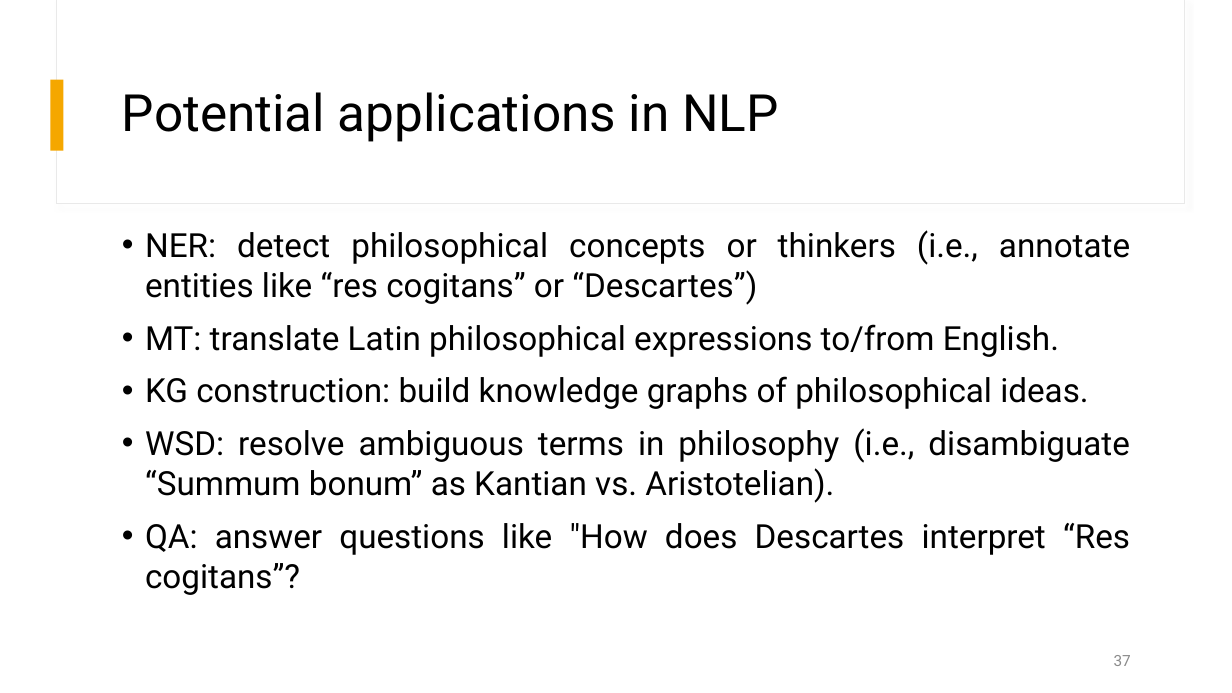
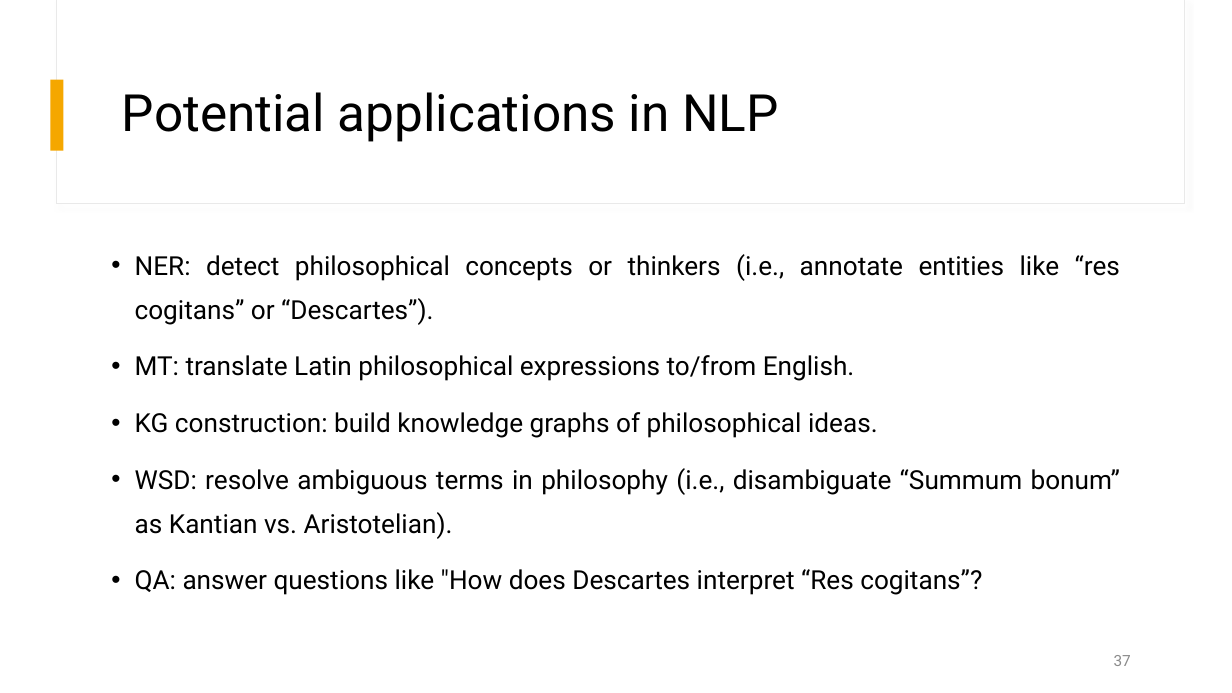
Before and after one commit to tonazzog/PhiloLatin, a slide deck: slide 37 of Linking Latin Philosophical Expressions.pptx. Drawn at 1232x693 pixels with LibreOffice and Linux fonts; fonts in the diff are those of the drawing. Boxes give left, top, right and bottom in pixels: in the first picture for what was removed or moved away, otherwise in the second. Text is boxed around its words. In the diff, an @@ line names an element or a change of style, - is before the commit and + after.

```diff
--- a/Linking Latin Philosophical Expressions.pptx
+++ b/Linking Latin Philosophical Expressions.pptx
@@ text "NER: detect philosophical concepts or ...": place and size @@
-text "NER: detect philosophical concepts or ..." at (145,230,1130,595)
+text "NER: detect philosophical concepts or ..." at (135,254,1121,595)
@@ text at (135,254,1120,325): text changed; size 25.9 to 20.4 pt @@
-• NER: detect philosophical concepts or thinkers (i.e., annotate entities like “res cogitans” or “Descartes”)
+• NER: detect philosophical concepts or thinkers (i.e., annotate entities like “res cogitans” or “Descartes”).
@@ text at (135,355,1121,595): size 25.9 to 20.4 pt in "MT: translate Latin philosophical expressions to/from Englis ...", "KG construction: build knowledge graphs of philosophical ...", "WSD: resolve ambiguous terms in philosophy (i.e., ...", "QA: answer questions like "How does Descartes ..."; line spacing 1 to 1.4 @@
```
Also in this commit, not shown: 5 other slides changed, 1 slide added, 3 other files.
